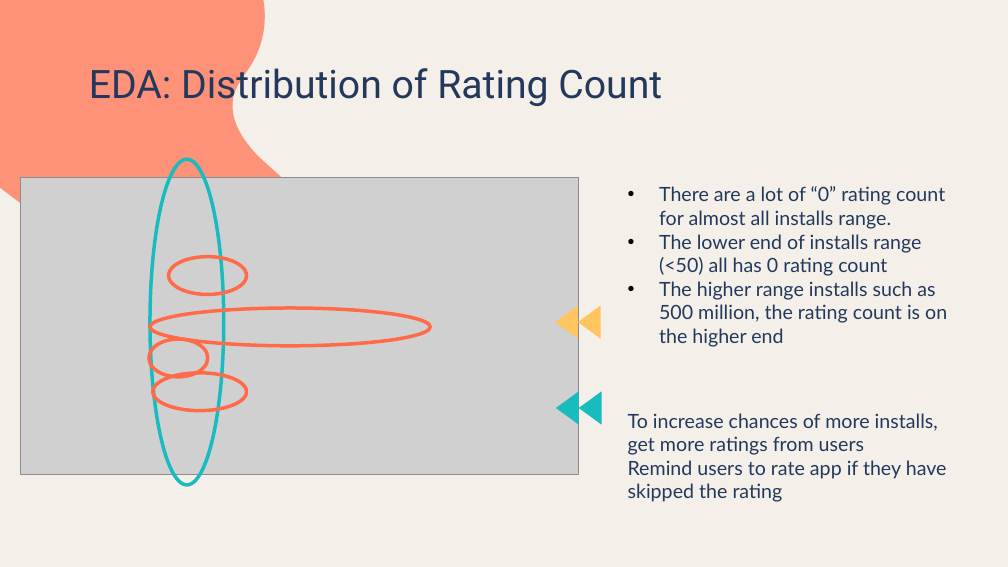
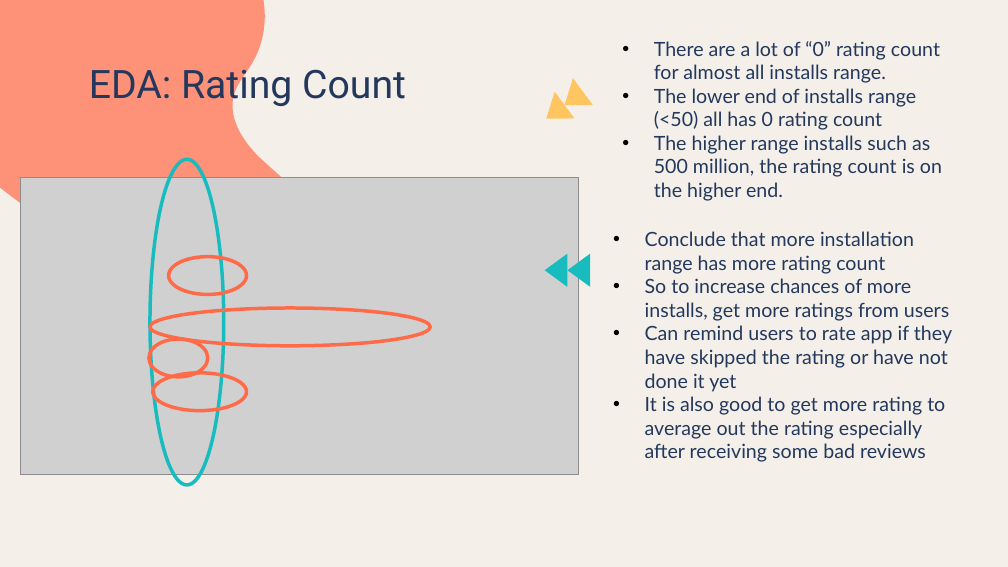
Before and after one commit to LiyanaRoslie/google-apps-ml, a slide deck: slide 9 of Final_Presentation.pptx (slide 8 before the commit). Drawn at 1008x567 pixels with LibreOffice and Linux fonts; fonts in the diff are those of the drawing; grey boxes stand for pictures. Boxes give left, top, right and bottom in pixels: in the first picture for what was removed or moved away, otherwise in the second. Text is boxed around its words. In the diff, an @@ line names an element or a change of style, - is before the commit and + after.

```diff
--- a/Final_Presentation.pptx
+++ b/Final_Presentation.pptx
@@ text "There are a lot of ...": place and size @@
-text "There are a lot of ..." at box(659, 186, 947, 347)
+text "There are a lot of ..." at box(654, 41, 942, 201)
@@ title at box(89, 62, 406, 108): text changed @@
-EDA: Distribution of Rating Count
+EDA: Rating Count
@@ freeform shape at box(555, 78, 593, 119): rotation 270 to 233 degrees; outline redrawn @@
@@ freeform shape at box(536, 92, 574, 133): rotation 270 to 233 degrees; outline redrawn @@
@@ text at box(654, 135, 942, 201): text changed @@
-• The higher range installs such as 500 million, the rating count is on the higher end
+• The higher range installs such as 500 million, the rating count is on the higher end.
@@ text "Conclude that more installation range ..." at box(645, 231, 952, 462): vertical alignment middle to top @@
@@ text at box(645, 231, 952, 462): text changed @@
-To increase chances of more installs, get more ratings from users
-Remind users to rate app if they have skipped the rating
+• Conclude that more installation range has more rating count
+• So to increase chances of more installs, get more ratings from users
+• Can remind users to rate app if they have skipped the rating or have not done it yet
+• It is also good to get more rating to average out the rating especially after receiving some bad reviews
@@ freeform shape: place and size @@
-freeform shape at box(555, 391, 579, 424)
+freeform shape at box(544, 254, 568, 287)
@@ freeform shape: place and size @@
-freeform shape at box(579, 391, 602, 424)
+freeform shape at box(568, 254, 591, 287)
```
Also in this commit, not shown: 11 other slides changed, 2 slides added.
